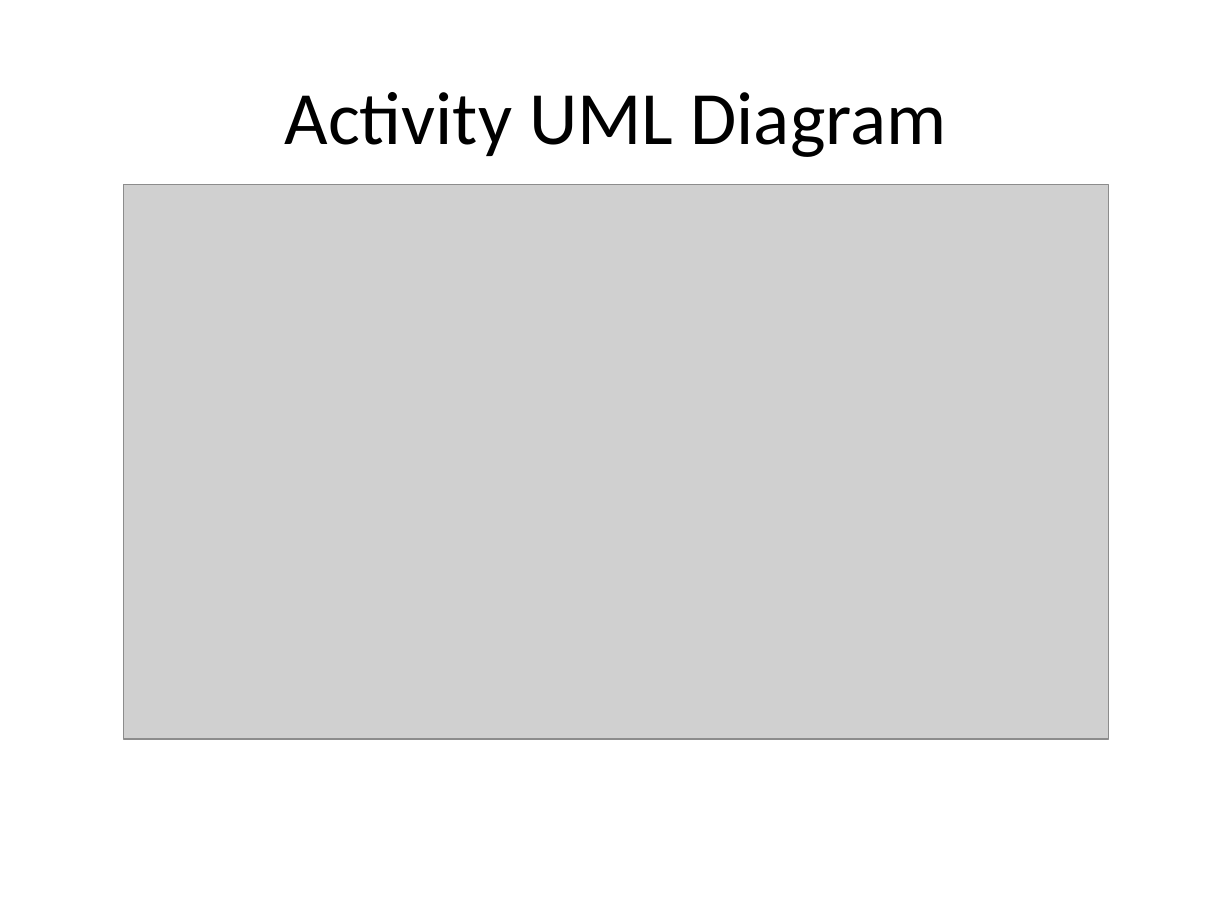
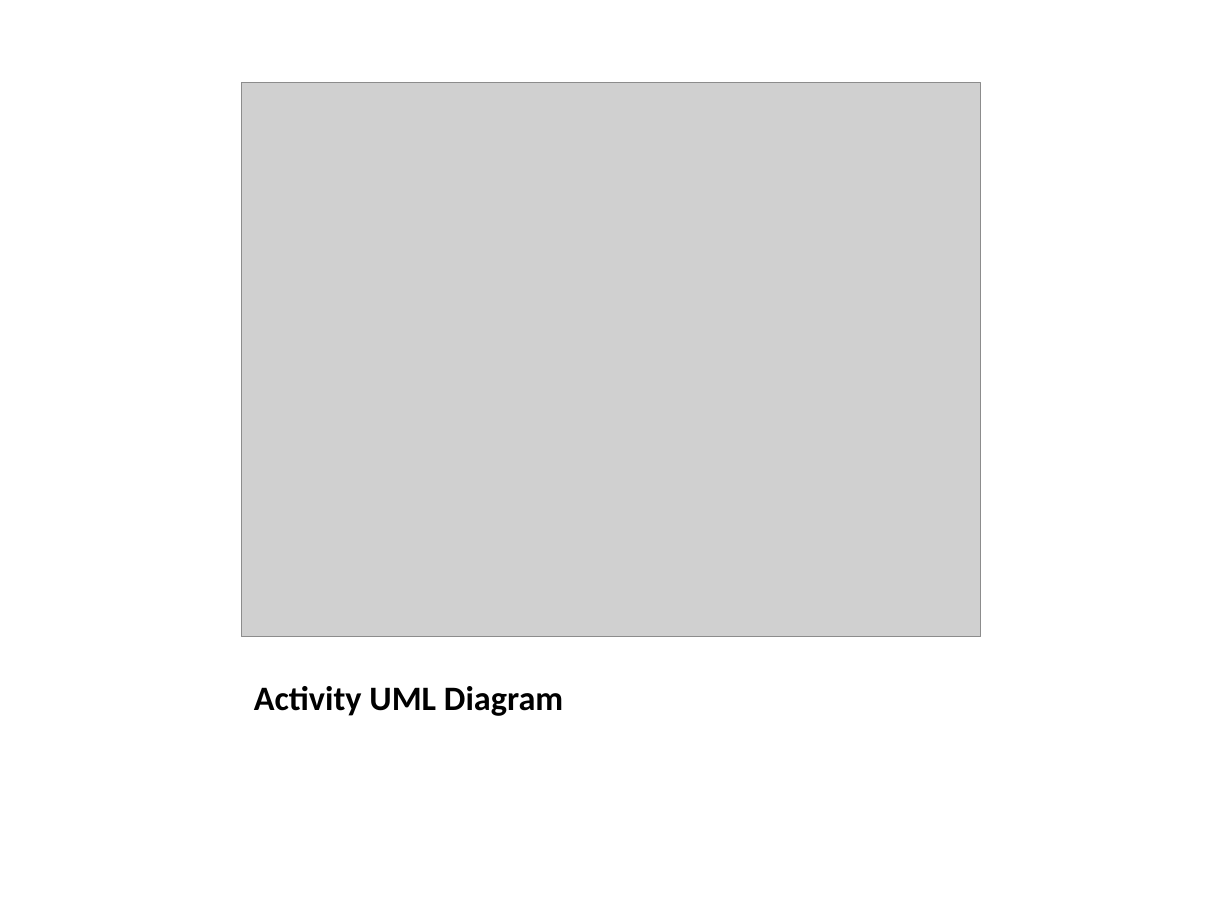
Before and after one commit to zulekhashahbaz926-source/Programming-Practice-Platform, a slide deck: slide 10 of docs/project_presentation.pptx. Drawn at 1232x924 pixels with LibreOffice and Linux fonts; fonts in the diff are those of the drawing; grey boxes stand for pictures. Boxes give left, top, right and bottom in pixels: in the first picture for what was removed or moved away, otherwise in the second. Text is boxed around its words. In the diff, an @@ line names an element or a change of style, - is before the commit and + after.

```diff
--- a/docs/project_presentation.pptx
+++ b/docs/project_presentation.pptx
@@ picture: place and size @@
-picture at [123,185,1109,739]
+picture at [241,83,981,637]
@@ title "Activity UML Diagram": place and size @@
-title "Activity UML Diagram" at [285,92,946,157]
+title "Activity UML Diagram" at [254,686,563,716]
@@ title "Activity UML Diagram" at [254,686,563,716]: size 44 to 20 pt, bold on; alignment centre to left; vertical alignment middle to bottom @@
```
Also in this commit, not shown: 9 other slides changed, 1 other file.
